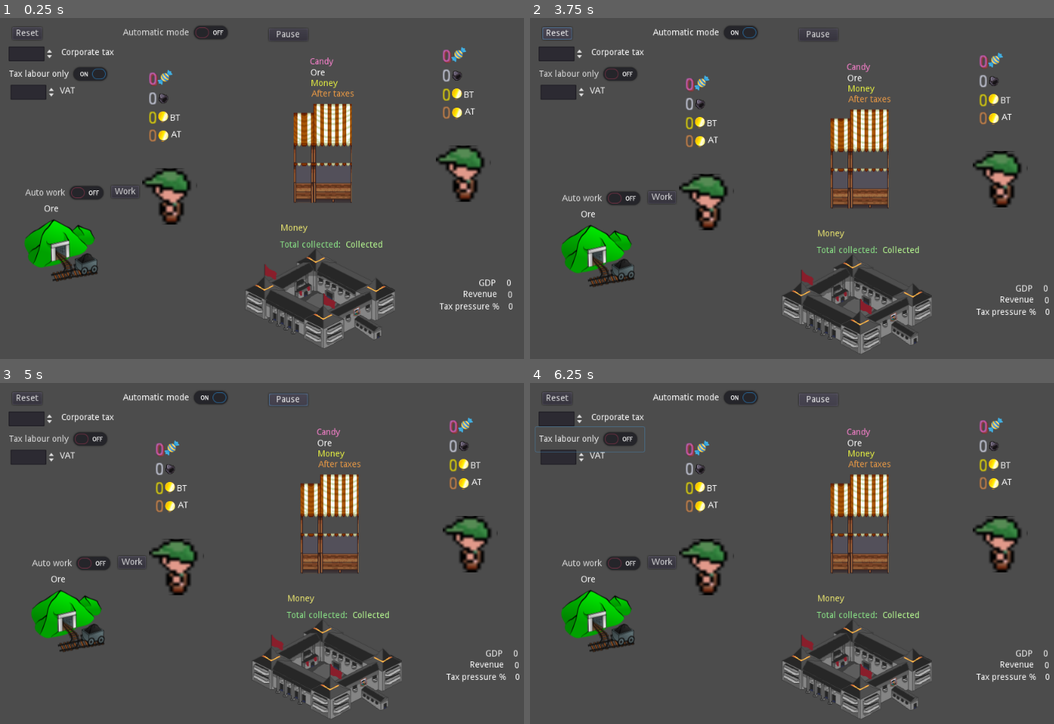
Above: before the commit, frames 1-4 (two rows, left to right).
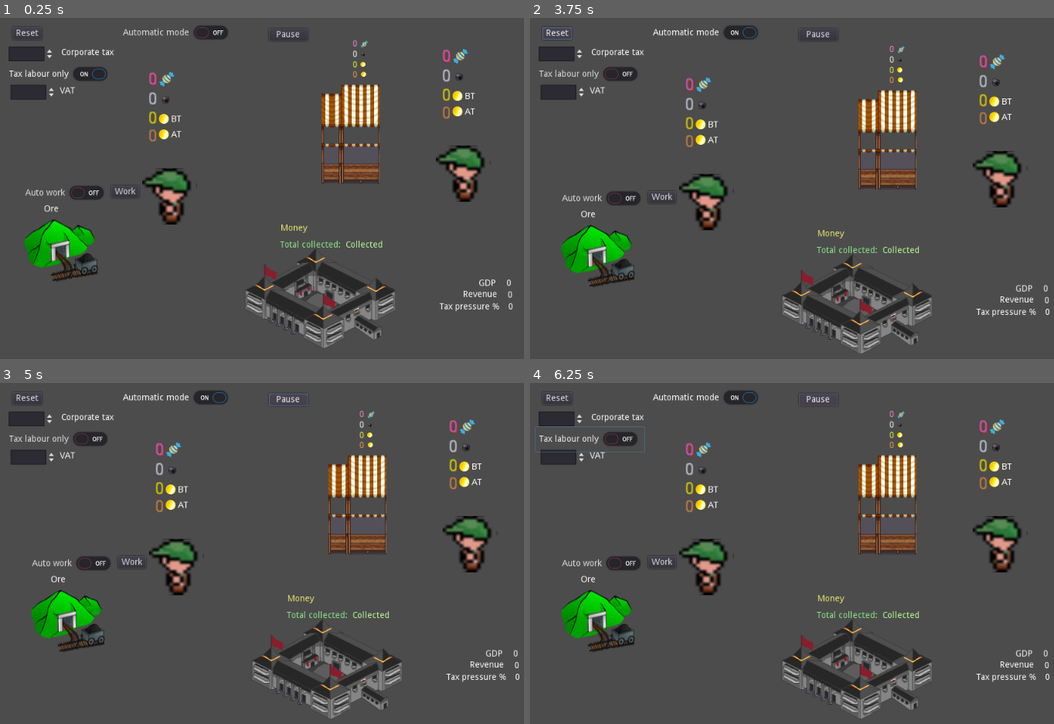
Above: after the commit, the same moments.

Repository: carlostgit/taxes
Game: Godot game, scene res://Control.tscn
Two runs of this game, one before a commit and one after it. Both use one fixed random seed, a clock stepped at 60 frames per second and the inputs below.
Inputs:
- Up to frame 1 (0.25 s): no input
- Up to frame 2 (3.75 s): click "Work" at 0.5 s; click "Auto work" at 1.25 s; click "Automatic mode" at 2 s; click "Tax labour only" at 2.75 s; click "Reset" at 3.5 s
- Up to frame 3 (5 s): click "Pause" at 4.25 s
- Up to frame 4 (6.25 s): hold Right (ui_right) 5.03-5.78 s; hold Down (ui_down) from 5.78 s (still down)

The runs differ from the first frame. In frame 1, 4.3% of the frame differs, in the area x 30-91%, y 6-55%; in frame 2, 4.4%, in the area x 31-92%, y 8-56%; in frame 3, 4.4%; in frame 4, 4.4%.

Commit message:
Pongo nodos TextureRect en vez de Sprite, al lado de los labels que muestran cantidades, pq así pueden ir con tooltip. Además ordeno los labels que se muestran para la tienda

Diff:
--- a/KinematicBody2D_slacker.tscn
+++ b/KinematicBody2D_slacker.tscn
@@ -2,7 +2,7 @@
 
 [ext_resource path="res://KinematicBody2D_slacker.gd" type="Script" id=1]
 [ext_resource path="res://Green-Cap-Character-16x18.png" type="Texture" id=2]
-[ext_resource path="res://coins.png" type="Texture" id=3]
+[ext_resource path="res://coin.png" type="Texture" id=3]
 [ext_resource path="res://ore.png" type="Texture" id=4]
 [ext_resource path="res://candy.png" type="Texture" id=5]
 
@@ -90,21 +90,24 @@
 text = "0"
 align = 2
 
-[node name="coins" type="Sprite" parent="Label_money"]
-position = Vector2( 44.3949, 5.39393 )
-scale = Vector2( 0.2, 0.2 )
-texture = ExtResource( 3 )
-vframes = 4
-
 [node name="Label2" type="Label" parent="Label_money"]
-margin_left = 50.1109
-margin_top = 2.70711
-margin_right = 69.1109
-margin_bottom = 16.7071
+margin_left = 50.818
+margin_top = 4.12133
+margin_right = 69.818
+margin_bottom = 18.1213
 rect_scale = Vector2( 0.5, 0.5 )
 hint_tooltip = "Before Tax"
 mouse_filter = 1
 text = "BT"
+
+[node name="TextureRect" type="TextureRect" parent="Label_money"]
+margin_left = 41.3658
+margin_top = 2.82843
+margin_right = 81.3658
+margin_bottom = 42.8284
+rect_scale = Vector2( 0.2, 0.2 )
+hint_tooltip = "Coins Before Tax"
+texture = ExtResource( 3 )
 
 [node name="Label_ore" type="Label" parent="."]
 margin_left = -101.418
@@ -116,9 +119,13 @@
 text = "0"
 align = 2
 
-[node name="ore" type="Sprite" parent="Label_ore"]
-position = Vector2( 45.4825, 6.06551 )
-scale = Vector2( 0.25, 0.25 )
+[node name="TextureRect" type="TextureRect" parent="Label_ore"]
+margin_left = 42.8323
+margin_top = 3.22225
+margin_right = 85.8323
+margin_bottom = 44.2223
+rect_scale = Vector2( 0.2, 0.2 )
+hint_tooltip = "Ore"
 texture = ExtResource( 4 )
 
 [node name="Label_candy" type="Label" parent="."]
@@ -132,9 +139,13 @@
 text = "0"
 align = 2
 
-[node name="candy" type="Sprite" parent="Label_candy"]
-position = Vector2( 44.9825, 5.06551 )
-scale = Vector2( 0.2, 0.2 )
+[node name="TextureRect" type="TextureRect" parent="Label_candy"]
+margin_left = 39.5981
+margin_top = 0.353523
+margin_right = 103.598
+margin_bottom = 64.3535
+rect_scale = Vector2( 0.2, 0.2 )
+hint_tooltip = "Candies"
 texture = ExtResource( 5 )
 
 [node name="Timer" type="Timer" parent="."]
@@ -151,11 +162,14 @@
 text = "0"
 align = 2
 
-[node name="coins2" type="Sprite" parent="Label_after_taxes"]
-position = Vector2( 43.602, 6.3697 )
-scale = Vector2( 0.2, 0.2 )
+[node name="TextureRect2" type="TextureRect" parent="Label_after_taxes"]
+margin_left = 39.6821
+margin_top = 1.03136
+margin_right = 79.6821
+margin_bottom = 41.0314
+rect_scale = Vector2( 0.2, 0.2 )
+hint_tooltip = "Coins After Tax"
 texture = ExtResource( 3 )
-vframes = 4
 
 [node name="Label" type="Label" parent="Label_after_taxes"]
 margin_left = 49.7573
--- a/Node2D.tscn
+++ b/Node2D.tscn
@@ -9,10 +9,13 @@
 [ext_resource path="res://Area2D_candy.tscn" type="PackedScene" id=7]
 [ext_resource path="res://StaticBody2D_shop.gd" type="Script" id=8]
 [ext_resource path="res://shop.png" type="Texture" id=9]
-[ext_resource path="res://Node2D_Coin.tscn" type="PackedScene" id=10]
-[ext_resource path="res://StaticBody2D_government.gd" type="Script" id=11]
-[ext_resource path="res://government.png" type="Texture" id=12]
-[ext_resource path="res://Control_info.gd" type="Script" id=13]
+[ext_resource path="res://coin.png" type="Texture" id=10]
+[ext_resource path="res://ore.png" type="Texture" id=11]
+[ext_resource path="res://candy.png" type="Texture" id=12]
+[ext_resource path="res://Node2D_Coin.tscn" type="PackedScene" id=13]
+[ext_resource path="res://StaticBody2D_government.gd" type="Script" id=14]
+[ext_resource path="res://government.png" type="Texture" id=15]
+[ext_resource path="res://Control_info.gd" type="Script" id=16]
 
 [sub_resource type="Animation" id=1]
 resource_name = "Walk"
@@ -81,12 +84,8 @@
 position = Vector2( -189, 201 )
 
 [node name="StaticBody2D_shop" type="StaticBody2D" parent="."]
-editor/display_folded = true
-position = Vector2( 521, 221 )
+position = Vector2( 566, 190 )
 script = ExtResource( 8 )
-__meta__ = {
-"_edit_group_": true
-}
 _government = NodePath("../StaticBody2D_government")
 
 [node name="CollisionShape2D" type="CollisionShape2D" parent="StaticBody2D_shop"]
@@ -98,53 +97,93 @@
 texture = ExtResource( 9 )
 
 [node name="Label_money" type="Label" parent="StaticBody2D_shop"]
-margin_left = -19.0
-margin_top = -123.0
-margin_right = 24.0
-margin_bottom = -109.0
+margin_left = -26.5
+margin_top = -122.0
+margin_right = 11.5
+margin_bottom = -108.0
 custom_colors/font_color = Color( 0.913725, 0.952941, 0.254902, 1 )
-text = "Money"
+text = "0"
+align = 2
+
+[node name="TextureRect" type="TextureRect" parent="StaticBody2D_shop/Label_money"]
+margin_left = 43.0
+margin_top = 2.25
+margin_right = 83.0
+margin_bottom = 42.25
+rect_scale = Vector2( 0.2, 0.2 )
+hint_tooltip = "Coins Before Tax"
+texture = ExtResource( 10 )
 
 [node name="Label_ore" type="Label" parent="StaticBody2D_shop"]
-margin_left = -20.0
-margin_top = -140.0
-margin_right = 16.0
-margin_bottom = -119.0
-text = "Ore"
+margin_left = -24.75
+margin_top = -138.5
+margin_right = 11.25
+margin_bottom = -124.5
+text = "0"
+align = 2
+
+[node name="TextureRect" type="TextureRect" parent="StaticBody2D_shop/Label_ore"]
+margin_left = 41.0
+margin_top = 2.5
+margin_right = 84.0
+margin_bottom = 43.5
+rect_scale = Vector2( 0.2, 0.2 )
+hint_tooltip = "Ore"
+texture = ExtResource( 11 )
 
 [node name="Label_candy" type="Label" parent="StaticBody2D_shop"]
-margin_left = -21.0
-margin_top = -158.0
-margin_right = 19.0
-margin_bottom = -144.0
+margin_left = -26.0
+margin_top = -156.0
+margin_right = 11.0
+margin_bottom = -142.0
 custom_colors/font_color = Color( 0.988235, 0.509804, 0.811765, 1 )
-text = "Candy"
+text = "0"
+align = 2
+
+[node name="TextureRect" type="TextureRect" parent="StaticBody2D_shop/Label_candy"]
+margin_left = 41.75
+margin_top = 1.0
+margin_right = 105.75
+margin_bottom = 65.0
+rect_scale = Vector2( 0.2, 0.2 )
+hint_tooltip = "Candies"
+texture = ExtResource( 12 )
 
 [node name="Label_after_taxes" type="Label" parent="StaticBody2D_shop"]
-margin_left = -18.0
+margin_left = -26.0
 margin_top = -106.0
-margin_right = 51.0
+margin_right = 11.0
 margin_bottom = -92.0
 custom_colors/font_color = Color( 0.929412, 0.607843, 0.270588, 1 )
-text = "After taxes"
+text = "0"
+align = 2
+
+[node name="TextureRect" type="TextureRect" parent="StaticBody2D_shop/Label_after_taxes"]
+margin_left = 43.0
+margin_top = 2.0
+margin_right = 83.0
+margin_bottom = 42.0
+rect_scale = Vector2( 0.2, 0.2 )
+hint_tooltip = "Coins After Tax"
+texture = ExtResource( 10 )
 
 [node name="Button_pay_taxes" type="Button" parent="StaticBody2D_shop"]
-margin_left = -97.0
+margin_left = 54.5
 margin_top = -127.0
-margin_right = -25.0
+margin_right = 126.5
 margin_bottom = -107.0
 text = "Pay taxes"
 
 [node name="Timer" type="Timer" parent="StaticBody2D_shop"]
 
-[node name="Node2D_Coin" parent="." instance=ExtResource( 10 )]
+[node name="Node2D_Coin" parent="." instance=ExtResource( 13 )]
 visible = false
 position = Vector2( -192, 290 )
 
 [node name="StaticBody2D_government" type="StaticBody2D" parent="."]
 editor/display_folded = true
 position = Vector2( 514, 451 )
-script = ExtResource( 11 )
+script = ExtResource( 14 )
 __meta__ = {
 "_edit_group_": true
 }
Not shown: 3 places in Node2D.tscn that only renumber resources
Binary file added: coin.png
Not shown, added: coin.png.import
